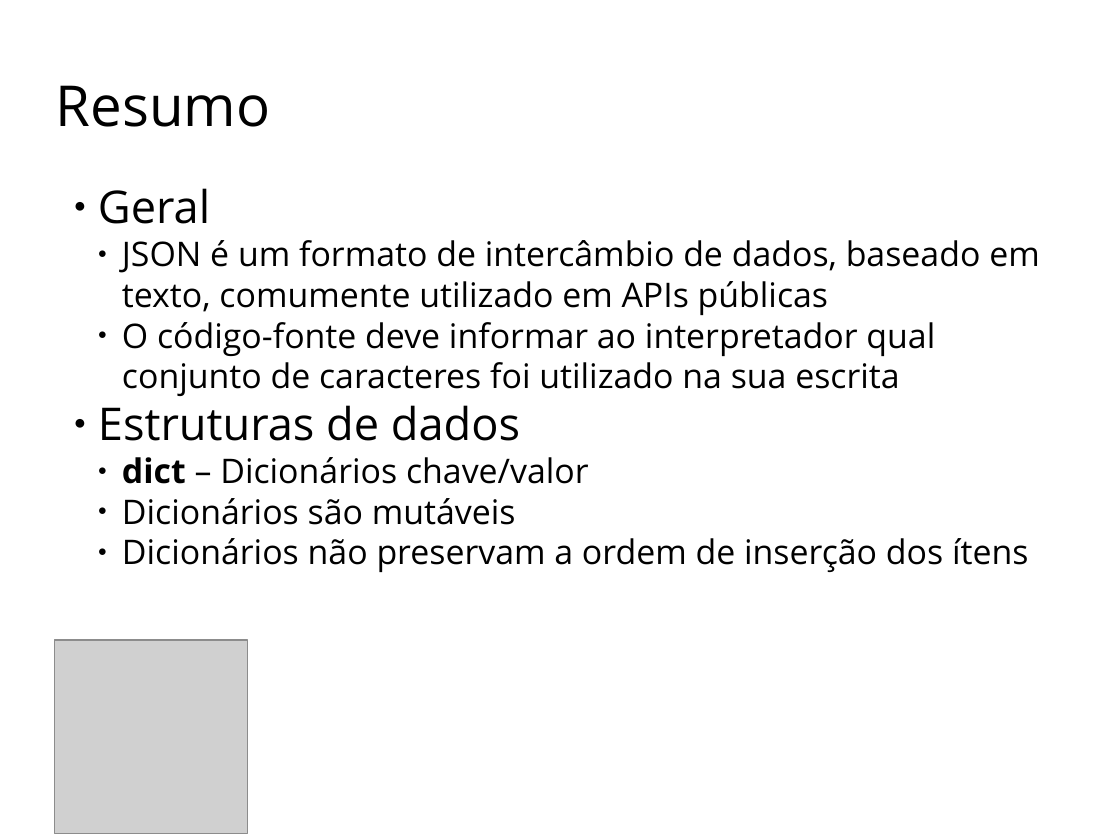
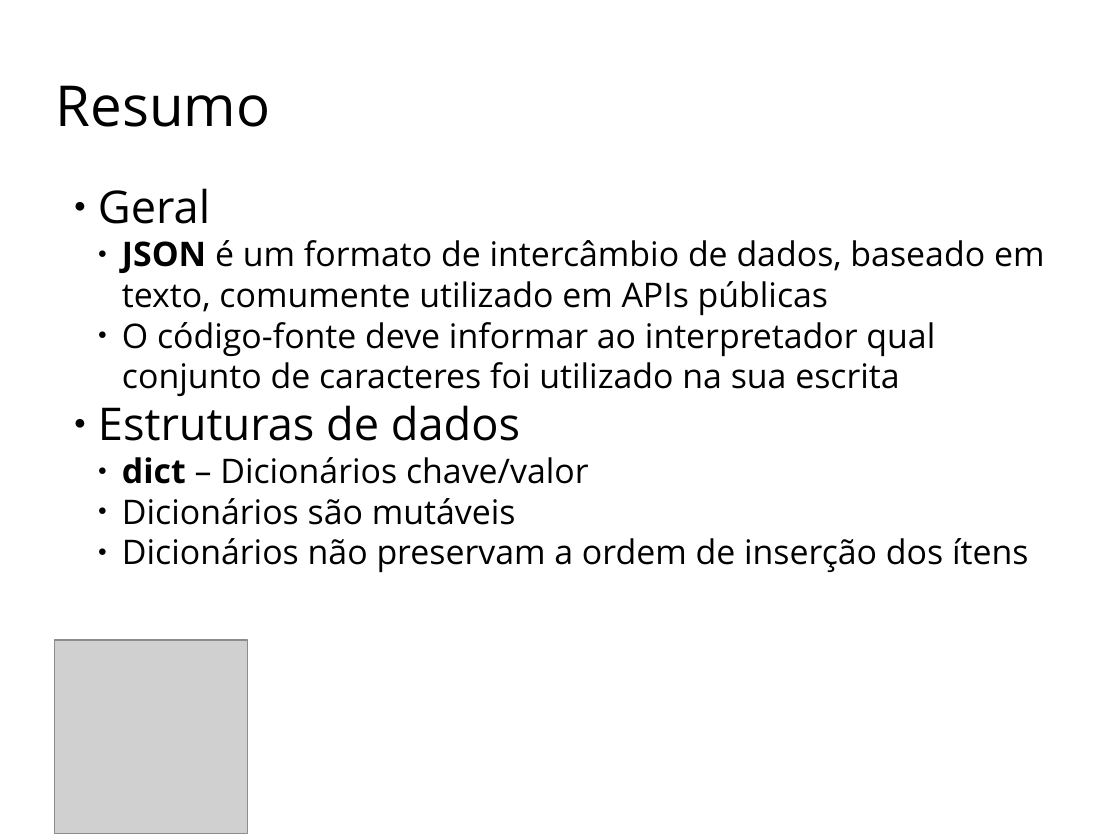
Before and after one commit to scieloorg/cursos, a slide deck: slide 8 of ippnp/scielo-ippnp-aula3.odp (slide 7 before the commit). Drawn at 1120x840 pixels with LibreOffice and Linux fonts; fonts in the diff are those of the drawing; grey boxes stand for pictures. Boxes give left, top, right and bottom in pixels: in the first picture for what was removed or moved away, otherwise in the second. Text is boxed around its words. In the diff, an @@ line names an element or a change of style, - is before the commit and + after.

```diff
--- a/ippnp/scielo-ippnp-aula3.odp
+++ b/ippnp/scielo-ippnp-aula3.odp
@@ text at bbox=[122, 240, 1045, 315]: bold on in "JSON" @@
```
Also in this commit, not shown: 2 other slides changed, 1 slide added, 2 other files.
